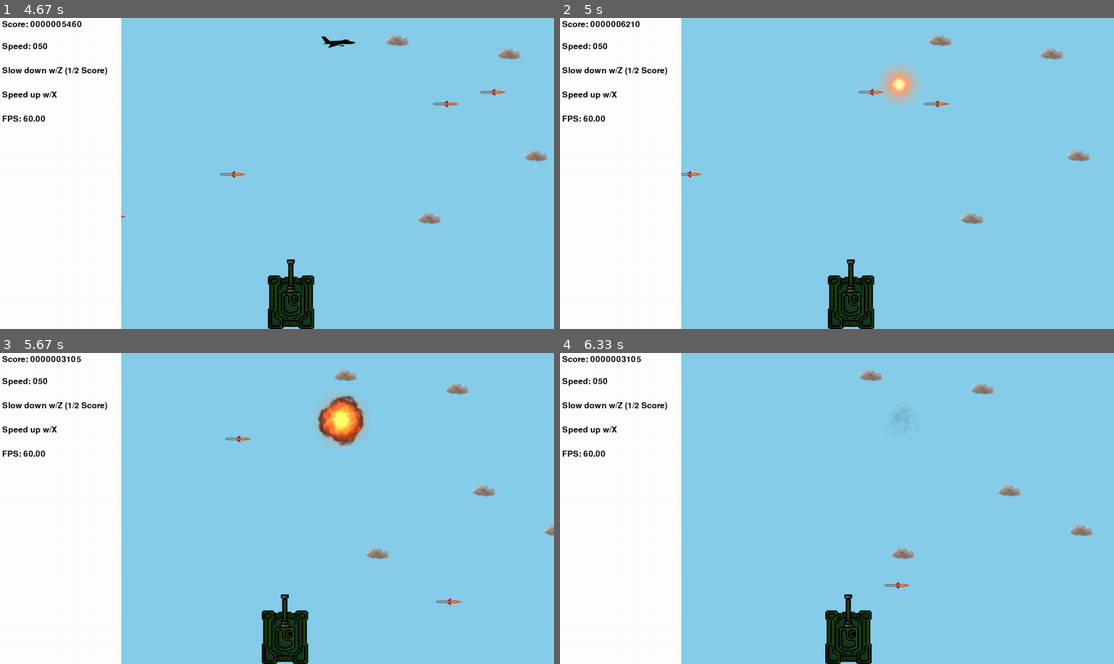
Above: before the commit, frames 1-4 (two rows, left to right).
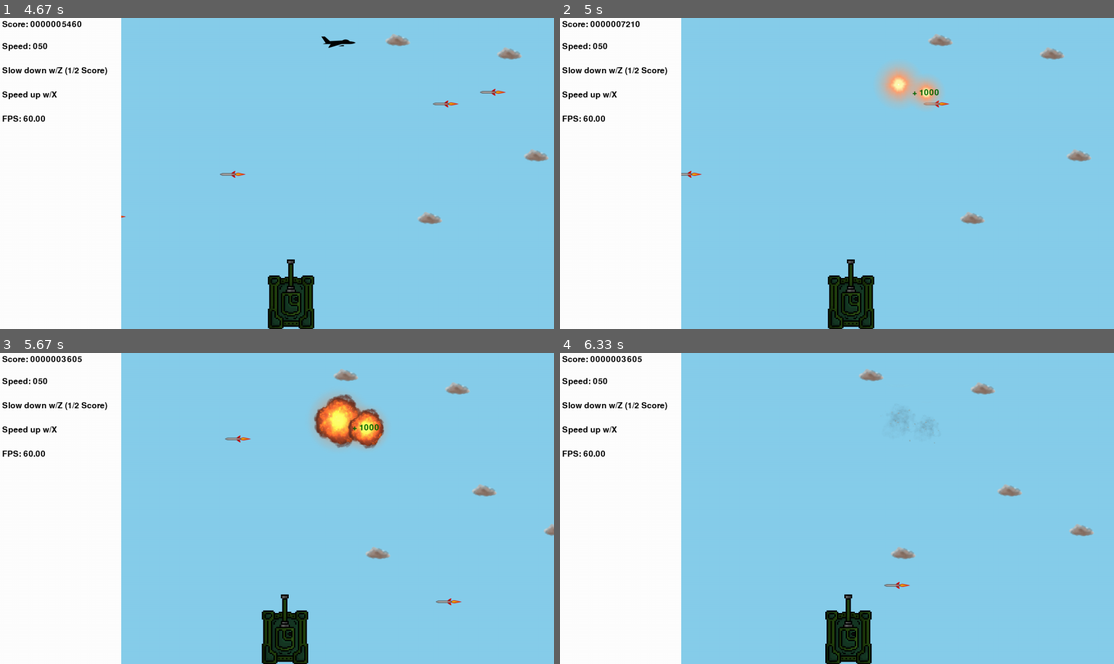
Above: after the commit, the same moments.

Repository: bkwong1990/PygamePrimerFishBomb
Game: pygame game, started from noCreativity.py
Two runs of this game, one before a commit and one after it. Both use one fixed random seed, a clock stepped at 60 frames per second and the inputs below.
Inputs:
- Up to frame 1 (4.67 s): hold Z 0.33-0.8 s; hold Right 0.33-0.8 s; hold Right 0.83-1.3 s; tap X at 0.9, 1.2, 1.4, 1.73, 2.03, 2.23, 2.53, 2.8, 3.13, 3.43, 3.57, 3.97, 4.27, 4.63 s; tap Z at 0.98, 2.32, 3.65 s; hold Up 1.33-1.63 s; hold Right 1.67-2.13 s; hold Left 2.17-2.7 s; hold Down 2.73-3.03 s; hold Left 3.07-3.47 s; hold Up 3.5-3.87 s; hold Right 3.9-4.53 s; hold Down from 4.57 s (still down)
- Up to frame 2 (5 s): release Down at 4.93 s; hold Left from 4.97 s (still down)
- Up to frame 3 (5.67 s): tap X at 5.03, 5.33 s; tap Z at 5.12 s; release Left at 5.43 s; tap Space at 5.47 s
- Up to frame 4 (6.33 s): hold Right 5.8-6.27 s; tap X at 5.87, 6.17 s; hold Up from 6.3 s (still down)

Frame 1 is identical in both runs. In frame 2, 0.4% of the frame differs, in the area x 11-69%, y 0-29%; in frame 3, 1.3%, in the area x 12-70%, y 0-31%; in frame 4, less than 0.1%.

Commit message:
Added score bonus for killing enemies, added temporary text sprite class

Diff:
--- a/my_events.py
+++ b/my_events.py
@@ -1,8 +1,18 @@
 import pygame
 
-ADDMISSILE = pygame.USEREVENT + 1
-ADDCLOUD = pygame.USEREVENT + 2
-ADDTANK = pygame.USEREVENT + 3
-ADDLASER = pygame.USEREVENT + 4
-MAKESOUND = pygame.USEREVENT + 5
+ADDMISSILE   = pygame.USEREVENT + 1
+ADDCLOUD     = pygame.USEREVENT + 2
+ADDTANK      = pygame.USEREVENT + 3
+ADDLASER     = pygame.USEREVENT + 4
+MAKESOUND    = pygame.USEREVENT + 5
 ADDEXPLOSION = pygame.USEREVENT + 6
+RELOADBOMB   = pygame.USEREVENT + 7
+SCOREBONUS   = pygame.USEREVENT + 8
+
+def post_explosion(rect):
+    explosion_event = pygame.event.Event(ADDEXPLOSION, rect = rect)
+    pygame.event.post(explosion_event)
+
+def post_score_bonus(score, rect):
+    score_bonus_event = pygame.event.Event(SCOREBONUS, score = score, rect = rect)
+    pygame.event.post(score_bonus_event)
--- a/my_sprites.py
+++ b/my_sprites.py
@@ -2,7 +2,8 @@
 #12/23/2019: Initial checkin
 
 import pygame
-import my_events
+
+import math
 
 from pygame.locals import (
 RLEACCEL,
@@ -13,6 +14,14 @@
 )
 #RNG needed for enemies and clouds
 import random
+#Using from import because I don't need every event.
+from my_events import (
+ADDTANK,
+ADDLASER,
+MAKESOUND,
+post_explosion,
+post_score_bonus
+)
 
 #A class representing the player character
 class Player(pygame.sprite.Sprite):
@@ -26,8 +35,12 @@
     '''
     def __init__(self, left_bound, right_bound, top_bound, bottom_bound, player_speed):
         super(Player, self).__init__()
-        #Set image
-        self.surf = pygame.image.load("img/jet.png").convert_alpha()
+        #Set image for the player when the bomb is ready
+        self.surf_bomb_ready = pygame.image.load("img/jet.png").convert_alpha()
+        #set another image for when the bomb isn't ready
+        self.surf_bomb_standby = pygame.image.load("img/jet_nobomb.png").convert_alpha()
+        #player starts with bomb ready
+        self.surf = self.surf_bomb_ready
 
         self.rect = self.surf.get_rect()
         self.left_bound = left_bound
@@ -38,11 +51,16 @@
 
     '''
     Updates the player's position based on the pressed keys. The player cannot pass the boundaries of the containing area.
+    Also updates the player's sprite depending on whether or not the bomb is ready
     Parameters:
         self: The calling object
         pressed_keys: a collection that shows which keys were pressed for the current frame
-    '''
-    def update(self, pressed_keys):
+        can_bomb: a boolean indicating if the player's bomb is ready and loaded
+    '''
+    def update(self, pressed_keys, can_bomb):
+        #Choose surface depending on bomb readiness
+        self.surf = self.surf_bomb_ready if can_bomb else self.surf_bomb_standby
+
         if pressed_keys[K_UP]:
             self.rect.move_ip(0, -self.player_speed)
         if pressed_keys[K_DOWN]:
@@ -57,13 +75,45 @@
         self.rect.right = self.right_bound if (self.rect.right > self.right_bound) else self.rect.right
         self.rect.top = self.top_bound if (self.rect.top < self.top_bound) else self.rect.top
         self.rect.bottom = self.bottom_bound if (self.rect.bottom > self.bottom_bound) else self.rect.bottom
+    '''
+    Posts explosion event and removes this sprite from all sprite groups it belongs to
+    Parameters:
+        self: the calling object
+    '''
     def kill(self):
-        explosion_event = pygame.event.Event(my_events.ADDEXPLOSION, center = self.rect.center)
-        pygame.event.post(explosion_event)
+        post_explosion(self.rect)
         pygame.sprite.Sprite.kill(self)
+#A superclass for all enemy sprites with shared behavior
+class Enemy(pygame.sprite.Sprite):
+    '''
+    Creates a new enemy with default values for its instance vars
+    Parameters:
+        self: the object being created
+    '''
+    def __init__(self):
+        super(Enemy, self).__init__()
+        self.kill_on_contact = True
+        self.score = 0
+        self.rect = None
+        self.explode_on_death = True
+    '''
+    Posts a score event and an explosion event.
+    Removes enemy sprite from all sprite groups
+    If this behavior is unneeded, use pygame.sprite.Sprite.kill(self)
+    Parameters:
+        self: the calling object
+    '''
+    def kill(self):
+        #If score is greater than zero, post a bonus score event
+        if self.score > 0:
+            post_score_bonus(self.score, self.rect)
+        #If the enemy is supposed to explode on death, post an explosion event
+        if self.explode_on_death:
+            post_explosion(self.rect)
+        pygame.sprite.Sprite.kill(self)
 
 #A missile to shoot down the player
-class Missile(pygame.sprite.Sprite):
+class Missile(Enemy):
     '''
     Creates a new missile
     Parameters:
@@ -85,6 +135,7 @@
         )
         self.left_bound = left_bound
         self.speed = random.randint(5, missile_maxspeed)
+        self.score = 1000
     '''
     Updates the missile's position. The missile will be killed upon going through the left side of the containing space.
     Parameters:
@@ -93,7 +144,9 @@
     def update(self):
         self.rect.move_ip(-self.speed, 0)
         if self.rect.right < self.left_bound:
-            self.kill()
+            #Use default sprite kill to prevent needless explosion & score increase
+            pygame.sprite.Sprite.kill(self)
+
 #A cloud that does nothing
 class Cloud(pygame.sprite.Sprite):
     '''
@@ -128,7 +181,7 @@
             self.kill()
 
 #A tank enemy that follows the player's position and shoots lasers
-class LaserTank(pygame.sprite.Sprite):
+class LaserTank(Enemy):
     LASER_COOLDOWN = 300
     SPAWN_TIME = 10000
     '''
@@ -160,8 +213,10 @@
         self.target = target
         self.speed = tank_speed
         self.frames_until_laser = LaserTank.LASER_COOLDOWN
-        #self.laser_event_type = my_events.ADDLASER
+
         self.frames_until_movement = 0;
+
+        self.score = 10000
 
     '''
     Updates the tank's position. The tank will track the player, but cannot pass the boundaries of the screen.
@@ -187,25 +242,28 @@
             self.frames_until_movement = Laser.LASER_DURATION
             self.rect.bottom = self.bottom_bound
             #creates a laser event object that also contains the coordinates to start the laser at
-            laser_event = pygame.event.Event(my_events.ADDLASER, centerx = self.rect.centerx, bottom = self.rect.top)
+            laser_event = pygame.event.Event(ADDLASER, centerx = self.rect.centerx, bottom = self.rect.top)
             pygame.event.post(laser_event)
         else:
             if self.frames_until_laser == 60:
-                sfx_event = pygame.event.Event(my_events.MAKESOUND, sound_index="laser")
+                sfx_event = pygame.event.Event(MAKESOUND, sound_index="laser")
                 pygame.event.post(sfx_event)
             if self.frames_until_laser <= 60:
                 #Suspend movement for one second before the laser fires.
                 self.frames_until_movement = Laser.LASER_DURATION
             self.frames_until_laser -= 1
     '''
-    Kills the tank, but not before setting a one-time timer to force another tank to spawn
+    Set a one-time timer to force another tank to spawn and removes the tank from
+    all sprite groups it belongs to
+    Parameters:
+        self: The calling object
     '''
     def kill(self):
-        pygame.time.set_timer(my_events.ADDTANK, LaserTank.SPAWN_TIME, True)
-        pygame.sprite.Sprite.kill(self)
+        pygame.time.set_timer(ADDTANK, LaserTank.SPAWN_TIME, True)
+        Enemy.kill(self)
 
 #A laser that pierces the heavens
-class Laser(pygame.sprite.Sprite):
+class Laser(Enemy):
     LASER_DURATION = 10
     '''
     Creates a new laser
@@ -224,15 +282,19 @@
         self.rect.bottom = bottom
 
         self.frame_duration = Laser.LASER_DURATION
-
+        self.kill_on_contact = False
+        #Making the laser and player bomb collide is difficult, but possible
+        self.score = 20000
+        self.explode_on_death = False
     '''
     Updates the laser's position and counts down the frames until the laser expires
     Parameters:
         self: The calling object
     '''
     def update(self):
-        if self.frame_duration == 0:
-            self.kill()
+        if self.frame_duration <= 0:
+            #If killed by timeout, use Sprite.kill
+            pygame.sprite.Sprite.kill(self)
         self.frame_duration -= 1
 
 #An explosion sprite with animation
@@ -251,18 +313,41 @@
         self: The object being created
         center: the center of the explosion
     '''
-    def __init__(self, center):
+    def __init__(self, target_rect):
         super(Explosion, self).__init__()
-        self.animation_surf = pygame.image.load("img/explosion.png").convert_alpha()
-
+        #Get the surface of the spritesheet
+        original_surf = pygame.image.load("img/explosion.png").convert_alpha()
+
+        #Get the rectable of the spritesheet
+        original_rect = original_surf.get_rect()
+
+        #get the length of the longest side of the target rectangle
+        longest_length = max(target_rect.width, target_rect.height) * 2
+
+        #get the width and height of each cell in the spritesheet
+        original_col_width = original_rect.width // Explosion.COLUMNS
+        original_row_height = original_rect.height // Explosion.ROWS
+
+        #get the width : height ratio of each cell
+        aspect_ratio = original_col_width / original_row_height
+
+        #Rescale the height of the sprite_sheet
+        scaled_height = longest_length * Explosion.ROWS
+        #Rescale the width of the spritesheet
+        scaled_width = math.floor(longest_length * aspect_ratio) * Explosion.COLUMNS
+        #Rescale the spritesheet so that each cell covers the target rectangle
+        self.animation_surf = pygame.transform.scale(original_surf, (scaled_width, scaled_height))
         animation_rect = self.animation_surf.get_rect()
+        #Calculate the width and height of each cell in the new spritesheet surface
         self.surf_width = animation_rect.width // Explosion.COLUMNS
         self.surf_height = animation_rect.height // Explosion.ROWS
 
+        #set the rect of the sprite
         self.rect = pygame.Rect( (0,0), (self.surf_width, self.surf_height) )
-        self.rect.center = center
+        self.rect.center = target_rect.center
 
         self.current_frame = 0
+        #initialize the surface with the first cell of the spritesheet
         self.surf = self.next_surf()
     '''
     Updates the explosion's current surface. Position is unchanged.
@@ -286,3 +371,71 @@
         current_y = current_row * self.surf_width
 
         return self.animation_surf.subsurface((current_x, current_y, self.surf_width, self.surf_height))
+
+#A bomb dropped by the player.
+class PlayerBomb(pygame.sprite.Sprite):
+    #the number of pixels the bomb should horizontally drift per frame
+    DRIFT = 4
+    '''
+    Creates a new player bomb
+    Parameters:
+        self: The object being created
+        centerx: the horizontal center of the bomb
+        top: the vertical coordinate of the top of the bomb
+        bottom_bound: the bottom of the space in which the bomb is allowed to exist
+        fall_speed: the vertical speed at which the bomb falls
+    '''
+    def __init__(self, centerx, top, bottom_bound, fall_speed):
+        super(PlayerBomb, self).__init__()
+        self.surf = pygame.image.load("img/fish_bomb.png").convert_alpha()
+        self.rect = self.surf.get_rect()
+        self.rect.centerx = centerx
+        self.rect.top = top
+        self.speed = fall_speed
+
+        self.bottom_bound = bottom_bound
+    '''
+    Updates the bomb's position. Kills bomb if it goes past the bottom of screen
+    Parameters:
+        self: The calling object
+    '''
+    def update(self):
+        self.rect.move_ip(DRIFT, self.speed)
+        if self.rect.top > self.bottom_bound:
+            self.kill()
+    '''
+    Posts an explosion event and removes the bomb from all sprite groups it belongs to
+    Parameters:
+        self: The calling object
+    '''
+    def kill(self):
+        post_explosion(self.rect)
+        pygame.sprite.Sprite.kill(self)
+#A text sprite that disappears after a certain amount of frames
+class TempText(pygame.sprite.Sprite):
+    '''
+    Creates a temporary text
+    Parameters:
+        self: The object being created
+        text: the text to be displayed
+        font: the font with which to write the text
+        color: the color of the text
+        center: the center of the text's rectangle
+        frame_duration: the amount of frames the text should stay onscreen
+    '''
+    def __init__(self, text, font, color, center, frame_duration):
+        super(TempText, self).__init__()
+        self.surf = font.render(text, True, color)
+        self.rect = self.surf.get_rect(
+        center = center
+        )
+        self.frame_duration = frame_duration
+    '''
+    Counts down the frames until the text expires
+    Parameters:
+        self: the calling object
+    '''
+    def update(self):
+        if(self.frame_duration <= 0):
+            self.kill()
+        self.frame_duration -= 1
--- a/noCreativity.py
+++ b/noCreativity.py
@@ -20,6 +20,7 @@
 K_x,
 KEYDOWN,
 QUIT,
+K_SPACE
 )
 
 import my_sprites
@@ -36,6 +37,8 @@
 
 HARD_SPEED_MAX = 50
 HARD_SPEED_MIN = 10
+
+SCORE_FRAME_DURATION = 60
 
 SKY_COLOR = (135, 206, 235)
 WHITE = (255, 255, 255)
@@ -45,12 +48,18 @@
 player_speed = 7
 cloud_speed = 2
 tank_speed = 1
+bomb_drop_speed = 10
 
 #initialize score
 score = 0
 
+#initialize bomb status
+can_bomb = True
+
 pygame.mixer.init()
 pygame.init()
+#Set title
+pygame.display.set_caption("My CO Hates Me and Sent Me on a Suicide Mission")
 
 #Create screen object
 
@@ -93,8 +102,14 @@
 #create a group of clouds
 clouds = pygame.sprite.Group()
 
+#create group of player projectiles
+player_projectiles = pygame.sprite.Group()
+
 #create a group of miscellaneous sprites
 misc_sprites = pygame.sprite.Group()
+
+#create a group of temp text sprites. These should be drawn last for max visibility
+temp_text_sprites = pygame.sprite.Group()
 
 #create a group of all game pieces (enemies + player + clouds)
 all_sprites = pygame.sprite.Group()
@@ -112,13 +127,15 @@
 #dictionary to hold sound objects
 sound_dict = {
 "explosion": pygame.mixer.Sound("media/explosion.ogg"),
-"laser": pygame.mixer.Sound("media/Laser.ogg")
+"laser": pygame.mixer.Sound("media/Laser.ogg"),
+"reloaded": pygame.mixer.Sound("media/reloaded.ogg")
 }
 
 #define functions
 def handle_events(events):
     global missile_maxspeed
     global score
+    global can_bomb
     running = True
     for event in events:
         if event.type == KEYDOWN:
@@ -128,9 +145,17 @@
                 missile_maxspeed += 10
                 missile_maxspeed = min(missile_maxspeed, HARD_SPEED_MAX)
             elif event.key == K_z:
-                missile_maxspeed -= 10
-                missile_maxspeed = max(missile_maxspeed, HARD_SPEED_MIN)
-                score = score // 2
+                if missile_maxspeed > HARD_SPEED_MIN:
+                    missile_maxspeed -= 10
+                    missile_maxspeed = max(missile_maxspeed, HARD_SPEED_MIN)
+                    score //= 2
+            elif event.key == K_SPACE:
+                if can_bomb & player.alive():
+                    new_bomb = my_sprites.PlayerBomb(player.rect.centerx, player.rect.bottom, BATTLE_HEIGHT, bomb_drop_speed)
+                    all_sprites.add(new_bomb)
+                    player_projectiles.add(new_bomb)
+                    can_bomb = False
+                    pygame.time.set_timer(my_events.RELOADBOMB, 4000, True)
         elif event.type == QUIT:
             running = False
         elif event.type == my_events.ADDMISSILE:
@@ -154,10 +179,19 @@
         elif event.type == my_events.MAKESOUND:
             sound_dict[event.sound_index].play()
         elif event.type == my_events.ADDEXPLOSION:
-            new_explosion = my_sprites.Explosion(event.center)
+            new_explosion = my_sprites.Explosion(event.rect)
             all_sprites.add(new_explosion)
             misc_sprites.add(new_explosion)
             sound_dict["explosion"].play()
+        elif event.type == my_events.RELOADBOMB:
+            if player.alive():
+                can_bomb = True
+                sound_dict["reloaded"].play()
+        elif event.type == my_events.SCOREBONUS:
+            score += event.score
+            text_sprite = my_sprites.TempText("+ %d" % event.score, info_font, (0, 100, 0), event.rect.center, SCORE_FRAME_DURATION
+            )
+            temp_text_sprites.add(text_sprite)
 
     return running
 
@@ -189,12 +223,14 @@
 
     #Get the key press list and update the player's position
     pressed_keys = pygame.key.get_pressed()
-    player.update(pressed_keys)
+    player.update(pressed_keys, can_bomb)
 
     #update enemy, cloud, and misc sprite positions
     enemies.update()
     clouds.update()
     misc_sprites.update()
+    player_projectiles.update()
+    temp_text_sprites.update()
 
     #fill screen with white
     screen.fill( WHITE )
@@ -206,16 +242,27 @@
     for entity in all_sprites:
         screen.blit(entity.surf, entity.rect)
 
+    #Temporary text is drawn separately and later to ensure z-order
+    for entity in temp_text_sprites:
+        screen.blit(entity.surf, entity.rect)
+
     #draw info Surface
     write_info()
 
+    #Handle collision between player projectiles and enemies
+    pygame.sprite.groupcollide(player_projectiles, enemies, True, True)
 
 
     if player.alive():
+        #If a collision occured, enemy_collider will be non-None, an actual enemy
+        enemy_collider = pygame.sprite.spritecollideany(player, enemies)
         #if a collision occured, remove the player and stop the loop in a few seconds
-        if pygame.sprite.spritecollideany(player, enemies):
+        if enemy_collider:
             #draw explosion
             player.kill()
+            #The enemy dies depending on its kill_on_contact instance var
+            if enemy_collider.kill_on_contact:
+                enemy_collider.kill()
             #Prepare to quit
             pygame.time.set_timer(QUIT, 3000, True)
 
Binary file added: img/fish_bomb.png
Binary file added: img/jet_nobomb.png
Not shown, added: media/reloaded.ogg
